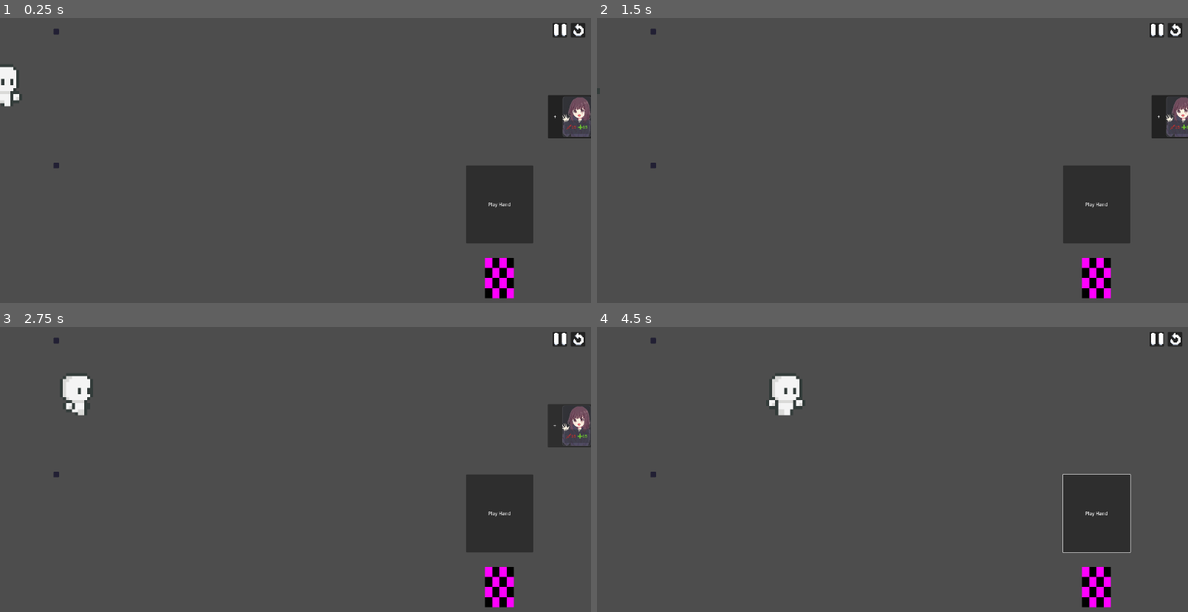
Above: before the commit, frames 1-4 (two rows, left to right).
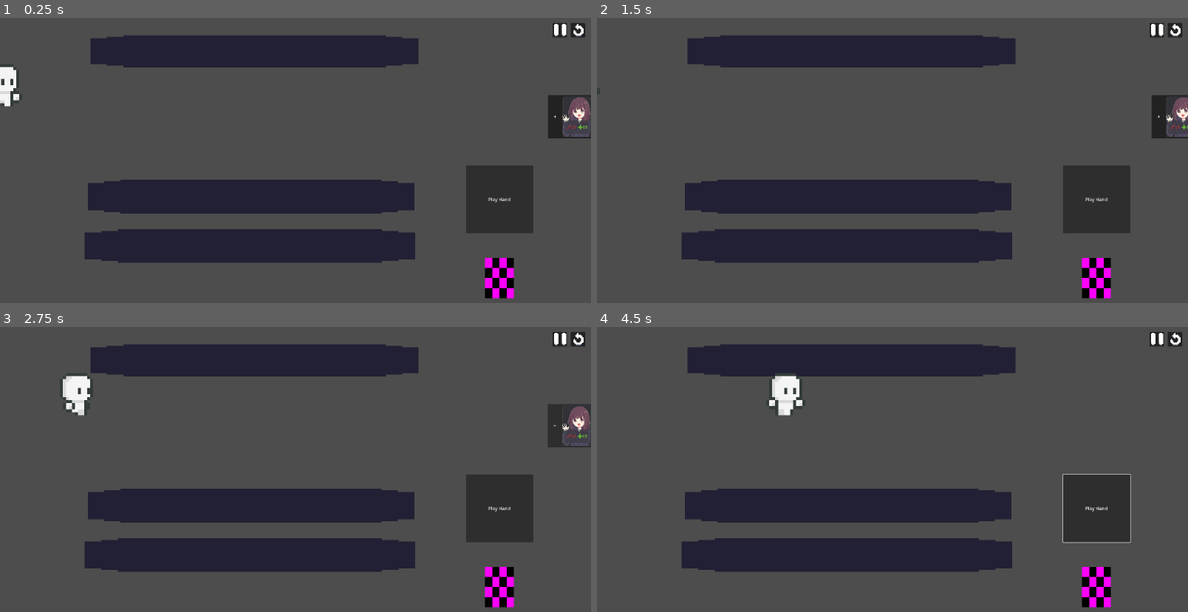
Above: after the commit, the same moments.

Repository: rishaandesai/asgards-draw
Game: Godot game, scene res://Scenes/combat_scene.tscn
The game is run twice, just before and just after one commit, with the same random seed, the same clock (stepped at 60 frames per second) and the same inputs. This scene is started directly instead of the project's main scene.
Inputs (mouse positions are in pixels of both pictures, inside the frame that each line leads up to):
- Up to frame 1 (0.25 s): no input
- Up to frame 2 (1.5 s): click (1176, 29) at 0.52 s; click (1176, 29) at 1.27 s
- Up to frame 3 (2.75 s): click (579, 338) at 2.02 s
- Up to frame 4 (4.5 s): click "Play Hand" at 2.75 s; click "Play Hand" at 3.5 s; tap Enter at 4.25 s; move the mouse to (1022, 458) at 4.27 s; hold D (move_right) from 4.28 s (still down); tap E at 4.35 s; click (1022, 458) at 4.42 s

The runs differ from the first frame. In frame 1, 19% of the frame differs, in the area x 9-91%, y 3-86%; in frame 2, 19%; in frame 3, 19%; in frame 4, 19%.
Error in both runs: Invalid access to property or key 'deck' on a base object of type 'Nil'. (res://Scripts/CombatScenes/deck.gd:3)

Commit message:
sillyness

Diff:
--- a/Resources/Dungeons/1/Push Box.tres
+++ b/Resources/Dungeons/1/Push Box.tres
@@ -1,7 +1,7 @@
 [gd_resource type="Resource" script_class="Dungeon" load_steps=3 format=3 uid="uid://biwjcuif65k0k"]
 
 [ext_resource type="Script" uid="uid://l6dl6mtnyi3v" path="res://Scripts/Utils/dungeons.gd" id="1_807fv"]
-[ext_resource type="PackedScene" uid="uid://bi7cphbw0towj" path="res://Scenes/Puzzle/Dungeons/Puzzles/Push Box Puzzle.tscn" id="2_603tg"]
+[ext_resource type="PackedScene" uid="uid://bi7cphbw0towj" path="res://Scenes/Puzzle/Dungeons/Push Box Puzzle.tscn" id="2_603tg"]
 
 [resource]
 script = ExtResource("1_807fv")
--- a/Resources/Dungeons/10+/Aion.tres
+++ b/Resources/Dungeons/10+/Aion.tres
@@ -1,7 +1,7 @@
 [gd_resource type="Resource" script_class="Dungeon" load_steps=3 format=3 uid="uid://cmqmgg2kstjmt"]
 
 [ext_resource type="Script" uid="uid://l6dl6mtnyi3v" path="res://Scripts/Utils/dungeons.gd" id="1_lk5wa"]
-[ext_resource type="PackedScene" uid="uid://daay405xwbq1m" path="res://Scenes/Puzzle/Dungeons/Boss Rooms/aions_keep.tscn" id="2_f5sva"]
+[ext_resource type="PackedScene" uid="uid://daay405xwbq1m" path="res://Scenes/Puzzle/Dungeons/aions_keep.tscn" id="2_f5sva"]
 
 [resource]
 script = ExtResource("1_lk5wa")
--- a/Resources/Dungeons/3/Aion.tres
+++ b/Resources/Dungeons/3/Aion.tres
@@ -1,7 +1,7 @@
 [gd_resource type="Resource" script_class="Dungeon" load_steps=3 format=3 uid="uid://c520o2o43fuq8"]
 
 [ext_resource type="Script" uid="uid://l6dl6mtnyi3v" path="res://Scripts/Utils/dungeons.gd" id="1_pmmax"]
-[ext_resource type="PackedScene" uid="uid://daay405xwbq1m" path="res://Scenes/Puzzle/Dungeons/Boss Rooms/aions_keep.tscn" id="2_fhyvg"]
+[ext_resource type="PackedScene" uid="uid://daay405xwbq1m" path="res://Scenes/Puzzle/Dungeons/aions_keep.tscn" id="2_fhyvg"]
 
 [resource]
 script = ExtResource("1_pmmax")
--- a/Resources/Dungeons/4/Aion.tres
+++ b/Resources/Dungeons/4/Aion.tres
@@ -1,7 +1,7 @@
 [gd_resource type="Resource" script_class="Dungeon" load_steps=3 format=3 uid="uid://cap4vlq685pm0"]
 
 [ext_resource type="Script" uid="uid://l6dl6mtnyi3v" path="res://Scripts/Utils/dungeons.gd" id="1_tlrwa"]
-[ext_resource type="PackedScene" uid="uid://daay405xwbq1m" path="res://Scenes/Puzzle/Dungeons/Boss Rooms/aions_keep.tscn" id="2_7p7va"]
+[ext_resource type="PackedScene" uid="uid://daay405xwbq1m" path="res://Scenes/Puzzle/Dungeons/aions_keep.tscn" id="2_7p7va"]
 
 [resource]
 script = ExtResource("1_tlrwa")
--- a/Resources/Dungeons/5/Aion.tres
+++ b/Resources/Dungeons/5/Aion.tres
@@ -1,7 +1,7 @@
 [gd_resource type="Resource" script_class="Dungeon" load_steps=3 format=3 uid="uid://dr8s1wovsfy3l"]
 
 [ext_resource type="Script" uid="uid://l6dl6mtnyi3v" path="res://Scripts/Utils/dungeons.gd" id="1_317kw"]
-[ext_resource type="PackedScene" uid="uid://daay405xwbq1m" path="res://Scenes/Puzzle/Dungeons/Boss Rooms/aions_keep.tscn" id="2_o8ror"]
+[ext_resource type="PackedScene" uid="uid://daay405xwbq1m" path="res://Scenes/Puzzle/Dungeons/aions_keep.tscn" id="2_o8ror"]
 
 [resource]
 script = ExtResource("1_317kw")
--- a/Resources/Dungeons/6/Aion.tres
+++ b/Resources/Dungeons/6/Aion.tres
@@ -1,7 +1,7 @@
 [gd_resource type="Resource" script_class="Dungeon" load_steps=3 format=3 uid="uid://bcp3dsiqb1qe8"]
 
 [ext_resource type="Script" uid="uid://l6dl6mtnyi3v" path="res://Scripts/Utils/dungeons.gd" id="1_so8en"]
-[ext_resource type="PackedScene" uid="uid://daay405xwbq1m" path="res://Scenes/Puzzle/Dungeons/Boss Rooms/aions_keep.tscn" id="2_1b3ha"]
+[ext_resource type="PackedScene" uid="uid://daay405xwbq1m" path="res://Scenes/Puzzle/Dungeons/aions_keep.tscn" id="2_1b3ha"]
 
 [resource]
 script = ExtResource("1_so8en")
--- a/Resources/Dungeons/7/Aion.tres
+++ b/Resources/Dungeons/7/Aion.tres
@@ -1,7 +1,7 @@
 [gd_resource type="Resource" script_class="Dungeon" load_steps=3 format=3 uid="uid://b1iotb7rpao0y"]
 
 [ext_resource type="Script" uid="uid://l6dl6mtnyi3v" path="res://Scripts/Utils/dungeons.gd" id="1_v3rep"]
-[ext_resource type="PackedScene" uid="uid://daay405xwbq1m" path="res://Scenes/Puzzle/Dungeons/Boss Rooms/aions_keep.tscn" id="2_4quqd"]
+[ext_resource type="PackedScene" uid="uid://daay405xwbq1m" path="res://Scenes/Puzzle/Dungeons/aions_keep.tscn" id="2_4quqd"]
 
 [resource]
 script = ExtResource("1_v3rep")
--- a/Resources/Dungeons/8/Aion.tres
+++ b/Resources/Dungeons/8/Aion.tres
@@ -1,7 +1,7 @@
 [gd_resource type="Resource" script_class="Dungeon" load_steps=3 format=3 uid="uid://nsc622tyf32g"]
 
 [ext_resource type="Script" uid="uid://l6dl6mtnyi3v" path="res://Scripts/Utils/dungeons.gd" id="1_mjqf0"]
-[ext_resource type="PackedScene" uid="uid://daay405xwbq1m" path="res://Scenes/Puzzle/Dungeons/Boss Rooms/aions_keep.tscn" id="2_0fobt"]
+[ext_resource type="PackedScene" uid="uid://daay405xwbq1m" path="res://Scenes/Puzzle/Dungeons/aions_keep.tscn" id="2_0fobt"]
 
 [resource]
 script = ExtResource("1_mjqf0")
--- a/Resources/Dungeons/9/Aion.tres
+++ b/Resources/Dungeons/9/Aion.tres
@@ -1,7 +1,7 @@
 [gd_resource type="Resource" script_class="Dungeon" load_steps=3 format=3 uid="uid://dimsjvm0bhf4n"]
 
 [ext_resource type="Script" uid="uid://l6dl6mtnyi3v" path="res://Scripts/Utils/dungeons.gd" id="1_4cnxw"]
-[ext_resource type="PackedScene" uid="uid://daay405xwbq1m" path="res://Scenes/Puzzle/Dungeons/Boss Rooms/aions_keep.tscn" id="2_c2rt5"]
+[ext_resource type="PackedScene" uid="uid://daay405xwbq1m" path="res://Scenes/Puzzle/Dungeons/aions_keep.tscn" id="2_c2rt5"]
 
 [resource]
 script = ExtResource("1_4cnxw")
--- a/Scenes/combat_scene.tscn
+++ b/Scenes/combat_scene.tscn
@@ -78,18 +78,10 @@
 [node name="VBoxContainer" type="VBoxContainer" parent="MarginContainer"]
 layout_mode = 2
 
-[node name="Jokers" parent="MarginContainer/VBoxContainer" instance=ExtResource("1_ck2br")]
-allowedTypes = Array[int]([4])
-
 [node name="AspectRatioContainer" type="AspectRatioContainer" parent="MarginContainer/VBoxContainer"]
 custom_minimum_size = Vector2(0, 200)
 layout_mode = 2
 size_flags_vertical = 3
-
-[node name="CombatPlayer" parent="MarginContainer/VBoxContainer/AspectRatioContainer" instance=ExtResource("5_yn8se")]
-position = Vector2(459, 180)
-health = 600
-max_health = 600
 
 [node name="HBoxContainer" type="HBoxContainer" parent="MarginContainer/VBoxContainer"]
 layout_mode = 2
@@ -102,28 +94,50 @@
 size_flags_horizontal = 3
 theme_override_constants/separation = 15
 
-[node name="Playing" parent="MarginContainer/VBoxContainer/HBoxContainer/VBoxContainer" instance=ExtResource("1_ck2br")]
-allowedTypes = Array[int]([0, 1, 2])
-
-[node name="Hand" parent="MarginContainer/VBoxContainer/HBoxContainer/VBoxContainer" instance=ExtResource("1_ck2br")]
-allowedTypes = Array[int]([0, 1, 2])
-
 [node name="VBoxContainer2" type="VBoxContainer" parent="MarginContainer/VBoxContainer/HBoxContainer"]
 layout_mode = 2
 size_flags_horizontal = 3
 size_flags_stretch_ratio = 0.17
 theme_override_constants/separation = 50
 
-[node name="PlayHand" type="Button" parent="MarginContainer/VBoxContainer/HBoxContainer/VBoxContainer2"]
-layout_mode = 2
-size_flags_vertical = 3
-text = "Play Hand"
-script = ExtResource("7_sv7pb")
-
 [node name="CenterContainer" type="CenterContainer" parent="MarginContainer/VBoxContainer/HBoxContainer/VBoxContainer2"]
 layout_mode = 2
 
-[node name="Deck" parent="MarginContainer/VBoxContainer/HBoxContainer/VBoxContainer2/CenterContainer" instance=ExtResource("2_kja1g")]
+[node name="Jokers" parent="." instance=ExtResource("1_ck2br")]
+position = Vector2(882, 118)
+scale = Vector2(56.88, 5.56)
+allowedTypes = Array[int]([4])
+
+[node name="Playing" parent="." instance=ExtResource("1_ck2br")]
+position = Vector2(866, 793)
+scale = Vector2(57.24, 5.8)
+allowedTypes = Array[int]([0, 1, 2])
+
+[node name="Hand" parent="." instance=ExtResource("1_ck2br")]
+position = Vector2(870, 622)
+scale = Vector2(56.5634, 5.91437)
+allowedTypes = Array[int]([0, 1, 2])
+
+[node name="CombatPlayer" parent="." instance=ExtResource("5_yn8se")]
+position = Vector2(654, 230)
+health = 600
+max_health = 600
+
+[node name="Deck" parent="." instance=ExtResource("2_kja1g")]
 custom_minimum_size = Vector2(100, 140)
-layout_mode = 2
+anchors_preset = 0
+anchor_right = 0.0
+anchor_bottom = 0.0
+offset_left = 1681.0
+offset_top = 834.0
+offset_right = 1781.0
+offset_bottom = 974.0
 size_flags_horizontal = 0
+
+[node name="PlayHand" type="Button" parent="."]
+offset_left = 1615.0
+offset_top = 514.0
+offset_right = 1848.0
+offset_bottom = 749.0
+text = "Play Hand"
+script = ExtResource("7_sv7pb")
Renamed: Scenes/Puzzle/Dungeons/Treasure/LETS GO.tscn -> Scenes/Puzzle/Dungeons/LETS GO.tscn
Renamed: Scenes/Puzzle/Dungeons/Puzzles/Push Box Puzzle.tscn -> Scenes/Puzzle/Dungeons/Push Box Puzzle.tscn
Renamed: Scenes/Puzzle/Dungeons/Boss Rooms/aions_keep.tscn -> Scenes/Puzzle/Dungeons/aions_keep.tscn
